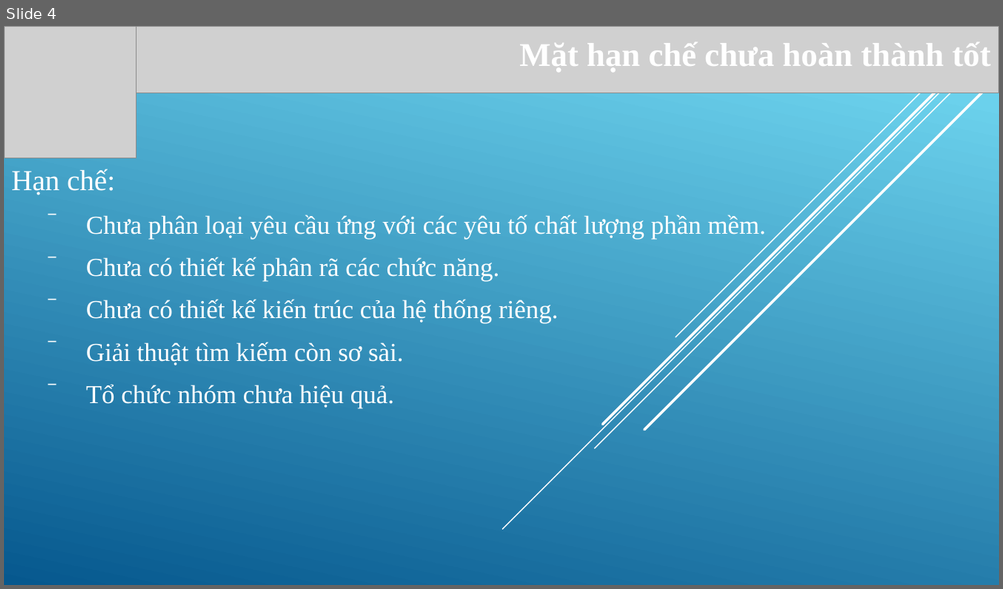
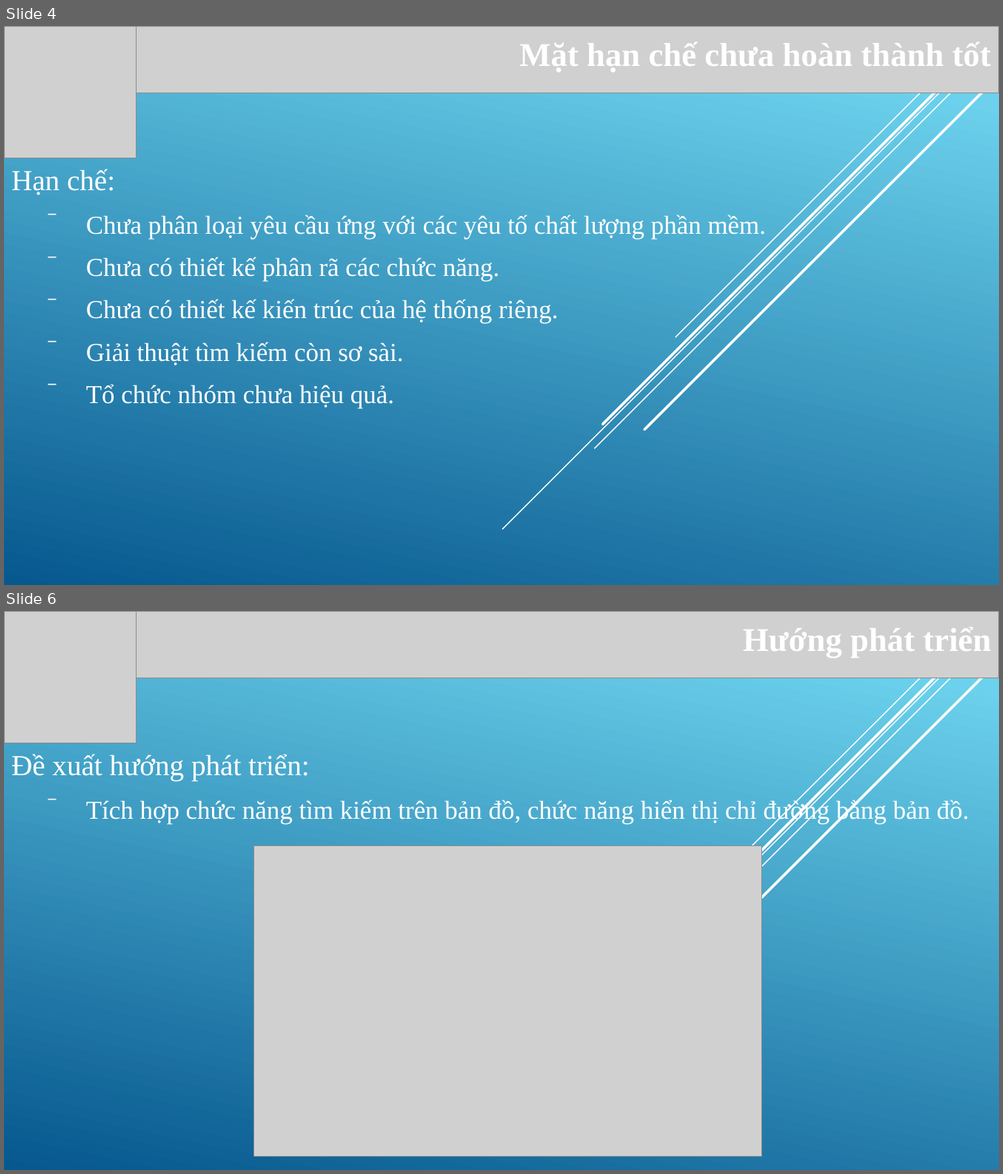
Before and after one commit to thanhphi0127/software-quality-assurance, a slide deck: doc/report/Báo cáo.pptx. Shown one above the other, each under a label of ours: slide 4 before the commit, slides 4 and 6 after it; the slides between them are not shown. The pictures are 1003x589 and 1003x1174 pixels, drawn with LibreOffice and Linux fonts; fonts in the diff are those of the drawing; grey boxes stand for pictures. Boxes give left, top, right and bottom in pixels: in the first picture for what was removed or moved away, otherwise in the second. Text is boxed around its words. In the diff, an @@ line names an element or a change of style, - is before the commit and + after.

```diff
--- a/doc/report/Báo cáo.pptx
+++ b/doc/report/Báo cáo.pptx
@@ slide 6 added at bbox=[4, 611, 999, 1170], background gradient #6ED2EB to #06588E; not listed: 5 template elements that a slide beside it also shows @@
@@ picture added at bbox=[4, 611, 999, 678] @@
@@ picture added at bbox=[4, 611, 136, 743] @@
@@ title added at bbox=[743, 627, 990, 658], 32 pt, text #FFFFFF, bold @@
+Hướng phát triển
@@ subtitle added at bbox=[11, 754, 969, 824], 25 pt, text #FFFFFF @@
+Đề xuất hướng phát triển:
+  ‾ Tích hợp chức năng tìm kiếm trên bản đồ, chức năng hiển thị chỉ đường bằng bản đồ.
@@ picture added at bbox=[254, 846, 762, 1156] @@
```
Also in this commit, not shown: 1 slide changed, 2 other slides added.
